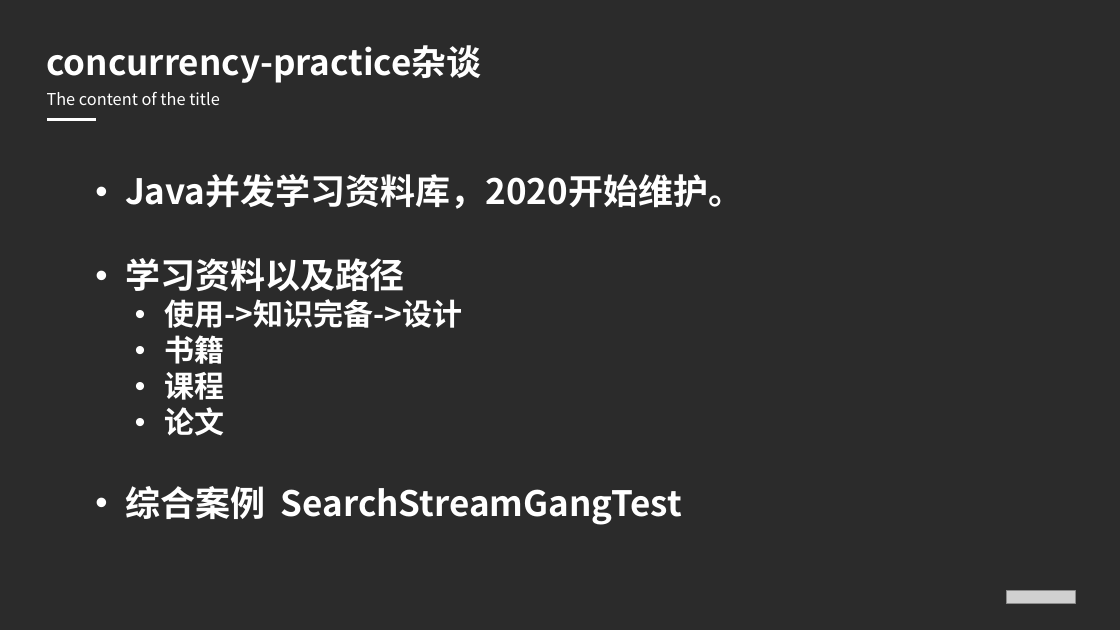
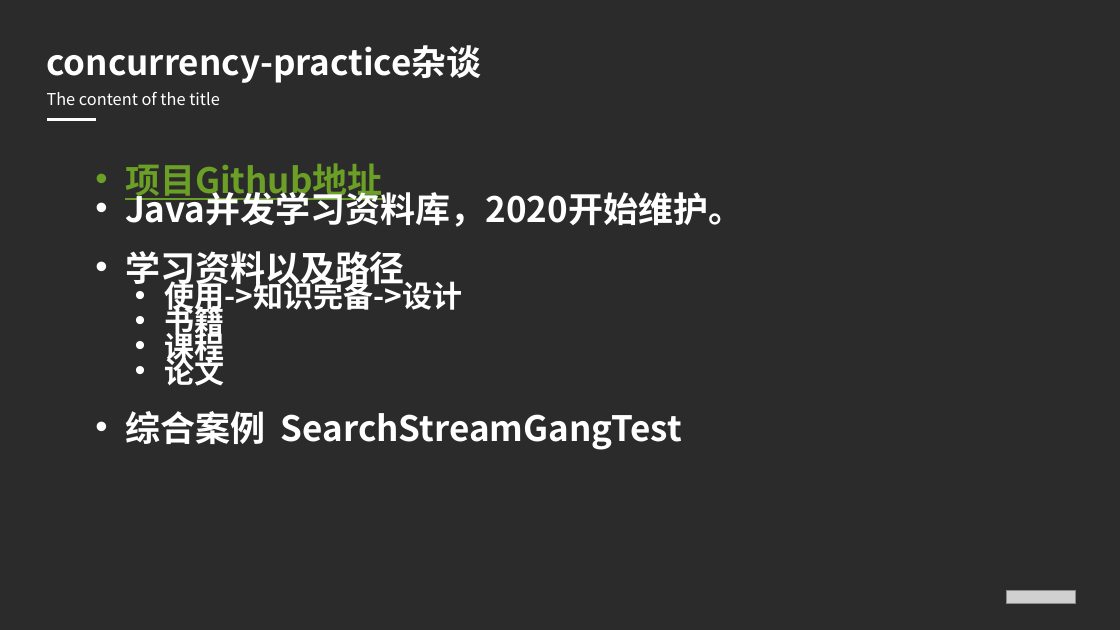
Before and after one commit to xiaozhiliaoo/my-slides, a slide deck: slide 16 of ppt/Parallel-Functional-Programming-with-Java.pptx. Drawn at 1120x630 pixels with LibreOffice and Linux fonts; fonts in the diff are those of the drawing; grey boxes stand for pictures; background and template pictures are left out; a plain dark background stands for a picture behind light text. Boxes give left, top, right and bottom in pixels: in the first picture for what was removed or moved away, otherwise in the second. Text is boxed around its words. In the diff, an @@ line names an element or a change of style, - is before the commit and + after.

```diff
--- a/ppt/Parallel-Functional-Programming-with-Java.pptx
+++ b/ppt/Parallel-Functional-Programming-with-Java.pptx
@@ text at <box>125,163,383,203</box>: paragraph added @@
+• 项目Github地址
@@ text at <box>125,187,743,450</box>: line spacing 0.9 to 0.7 @@
```
Also in this commit, not shown: 2 other files.
